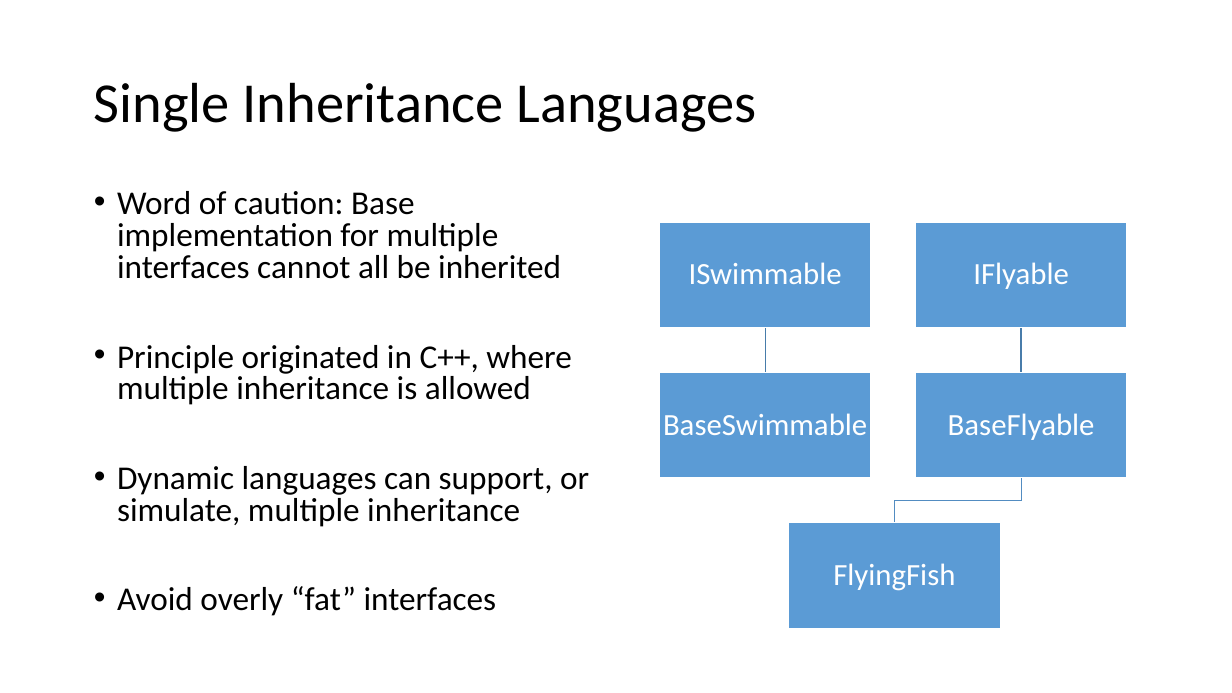
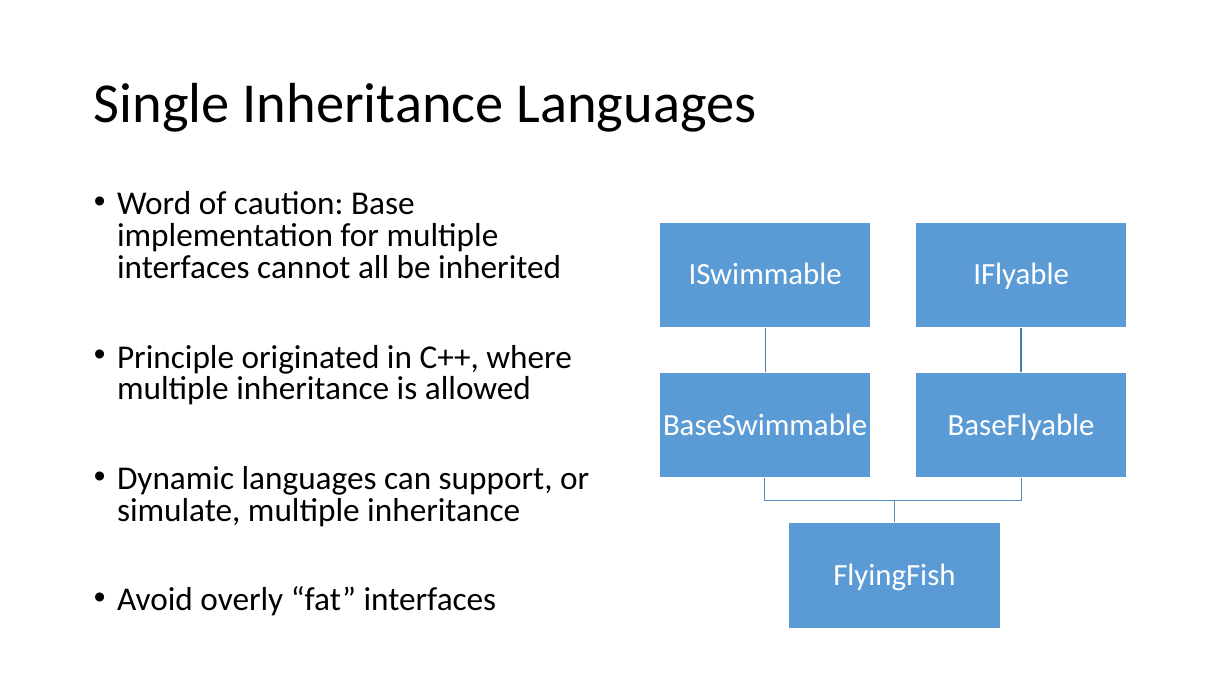
Before and after one commit to PhilipJordan/SOLID, a slide deck: slide 9 of Presentations/LI Redux.pptx. Drawn at 1232x693 pixels with LibreOffice and Linux fonts; fonts in the diff are those of the drawing; background and template pictures are left out. Boxes give left, top, right and bottom in pixels: in the first picture for what was removed or moved away, otherwise in the second. Text is boxed around its words. In the diff, an @@ line names an element or a change of style, - is before the commit and + after.

```diff
--- a/Presentations/LI Redux.pptx
+++ b/Presentations/LI Redux.pptx
@@ elbow line added from (764, 479) to (895, 501), #528CC1 1 pt @@
```
Also in this commit, not shown: 1 other slide changed.
